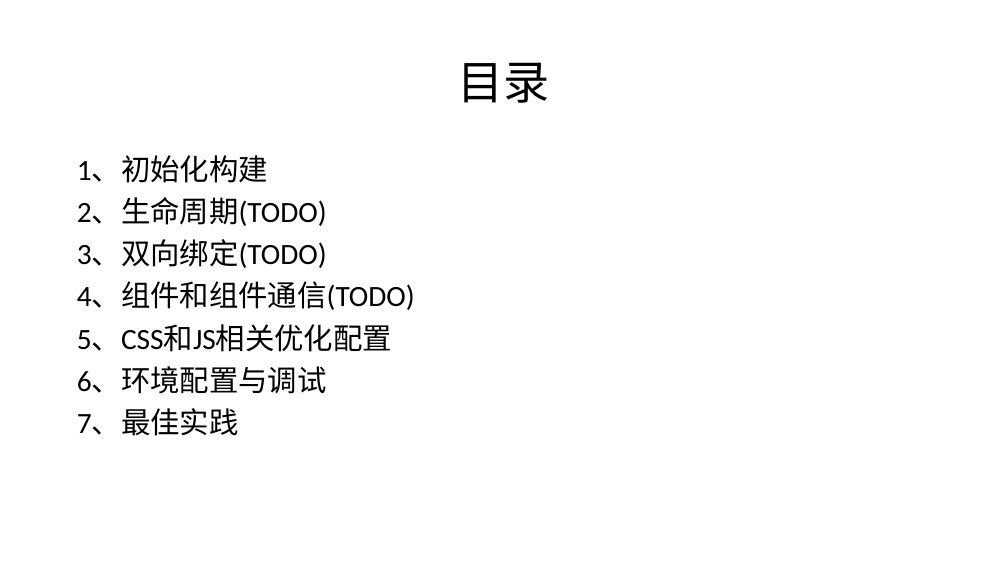
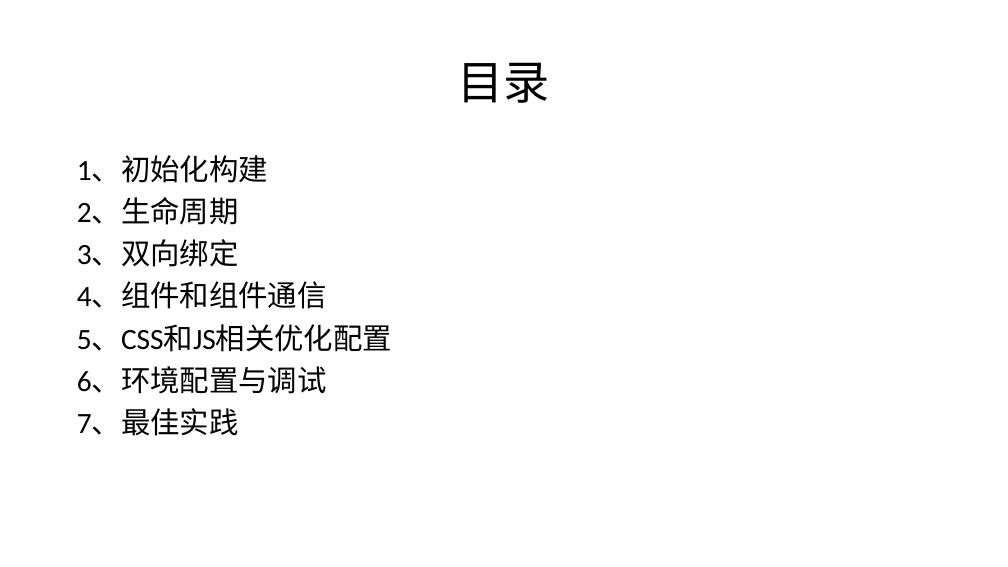
Before and after one commit to liwenxin-jam/vuecli3-starter, a slide deck: slide 2 of doc/vue.pptx. Drawn at 1008x567 pixels with LibreOffice and Linux fonts; fonts in the diff are those of the drawing. Boxes give left, top, right and bottom in pixels: in the first picture for what was removed or moved away, otherwise in the second. Text is boxed around its words. In the diff, an @@ line names an element or a change of style, - is before the commit and + after.

```diff
--- a/doc/vue.pptx
+++ b/doc/vue.pptx
@@ text at (x1=77, y1=197, x2=327, y2=309): text changed @@
-2、生命周期(TODO)
-3、双向绑定(TODO)
-4、组件和组件通信(TODO)
+2、生命周期
+3、双向绑定
+4、组件和组件通信
```
Also in this commit, not shown: 1 slide added.
